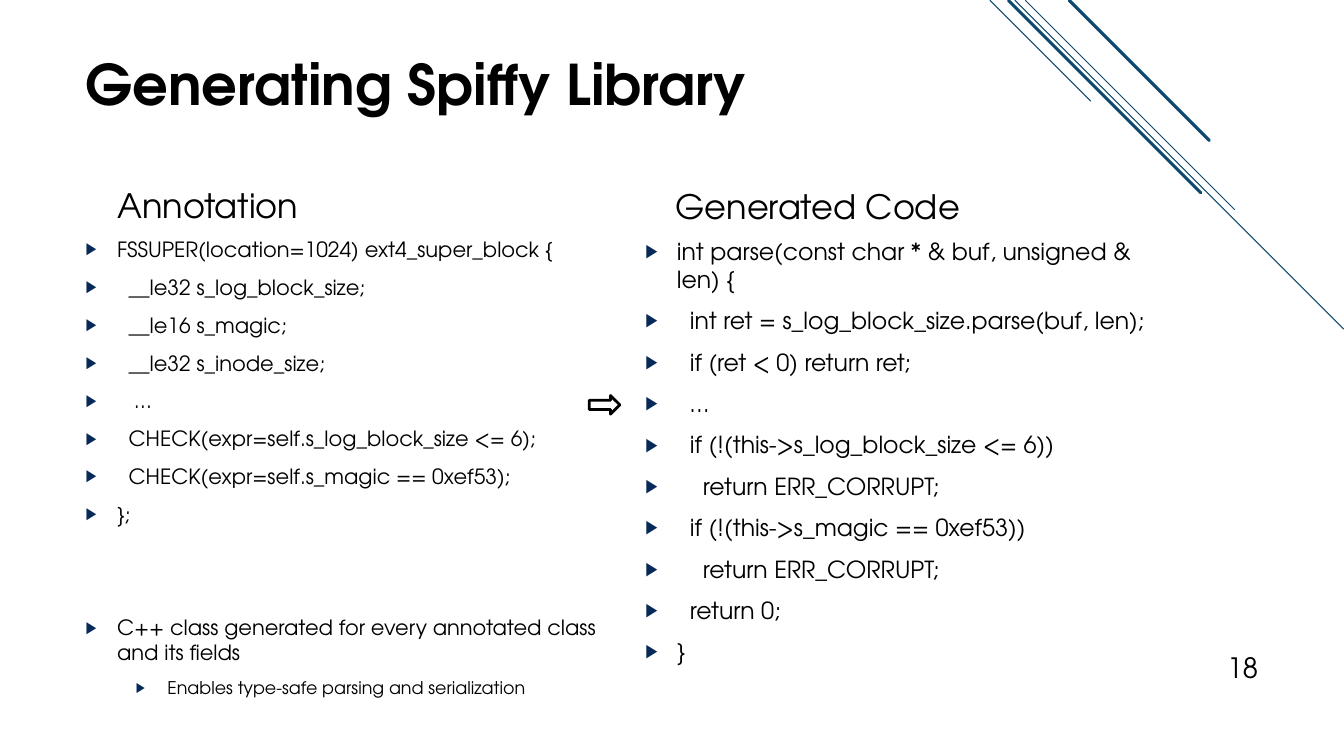
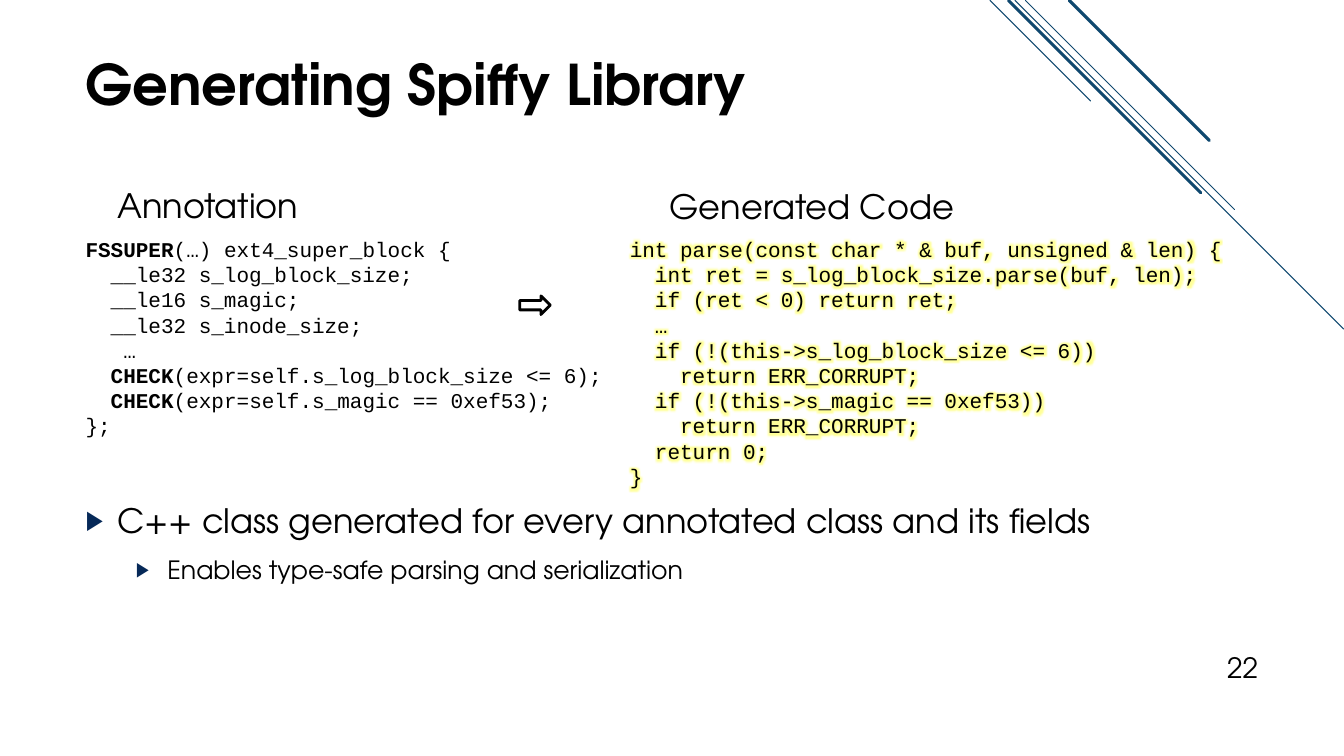
Before and after one commit to jacksun007/spiffy-paper, a slide deck: slide 22 of talk/spiffy_talk.pptx (slide 18 before the commit). Drawn at 1344x756 pixels with LibreOffice and Linux fonts; fonts in the diff are those of the drawing. Boxes give left, top, right and bottom in pixels: in the first picture for what was removed or moved away, otherwise in the second. Text is boxed around its words. In the diff, an @@ line names an element or a change of style, - is before the commit and + after.

```diff
--- a/talk/spiffy_talk.pptx
+++ b/talk/spiffy_talk.pptx
@@ text "Generated Code" moved from (x1=675, y1=193, x2=960, y2=220) to (x1=670, y1=193, x2=954, y2=220) @@
@@ text "int parse(const char * & ..." moved from (x1=677, y1=242, x2=1144, y2=621) to (x1=630, y1=242, x2=1196, y2=466) @@
@@ text "int parse(const char * & ..." at (x1=630, y1=242, x2=1196, y2=466): size 16.8 to 15 pt, font TeX Gyre Adventor to Courier New; bullet ▶ to none; less space between paragraphs @@
@@ text at (x1=86, y1=242, x2=425, y2=262): text changed; font TeX Gyre Adventor to Courier New @@
-▶ FSSUPER(location=1024) ext4_super_block {
+FSSUPER(…) ext4_super_block {
@@ text at (x1=111, y1=267, x2=1090, y2=585): font TeX Gyre Adventor to Courier New in "__le32 s_log_block_size;", "__le16 s_magic;", "__le32 s_inode_size;", "…" and 3 more places; bold on in "CHECK(expr=self.s_log_block_size", "CHECK(expr=self.s_magic"; size 15 to 24 pt in "C++ class generated for every annotated class ..."; size 12.5 to 18 pt in "Enables type-safe parsing and serialization"; bullet ▶ to none; less space between paragraphs; more space between paragraphs @@
@@ right arrow moved from (x1=590, y1=395, x2=620, y2=413) to (x1=520, y1=296, x2=551, y2=315) @@
@@ page number at (x1=1227, y1=657, x2=1258, y2=678): text changed @@
-18
+22
```
Also in this commit, not shown: 16 other slides changed, 7 slides added, 3 slides removed.
